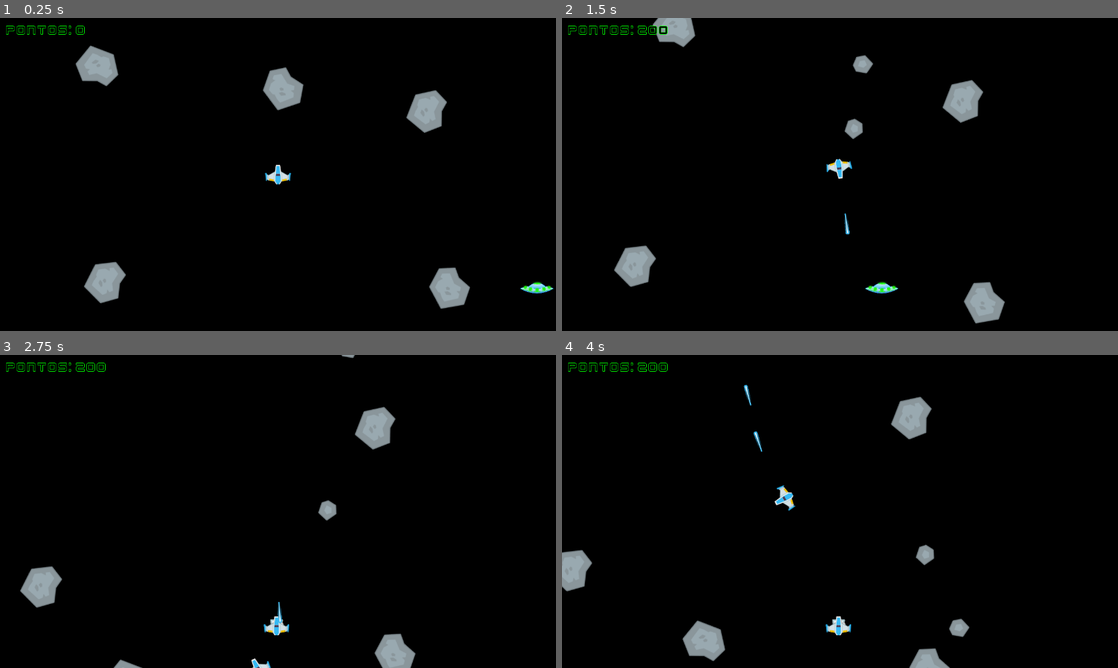
Above: before the commit, frames 1-4 (two rows, left to right).
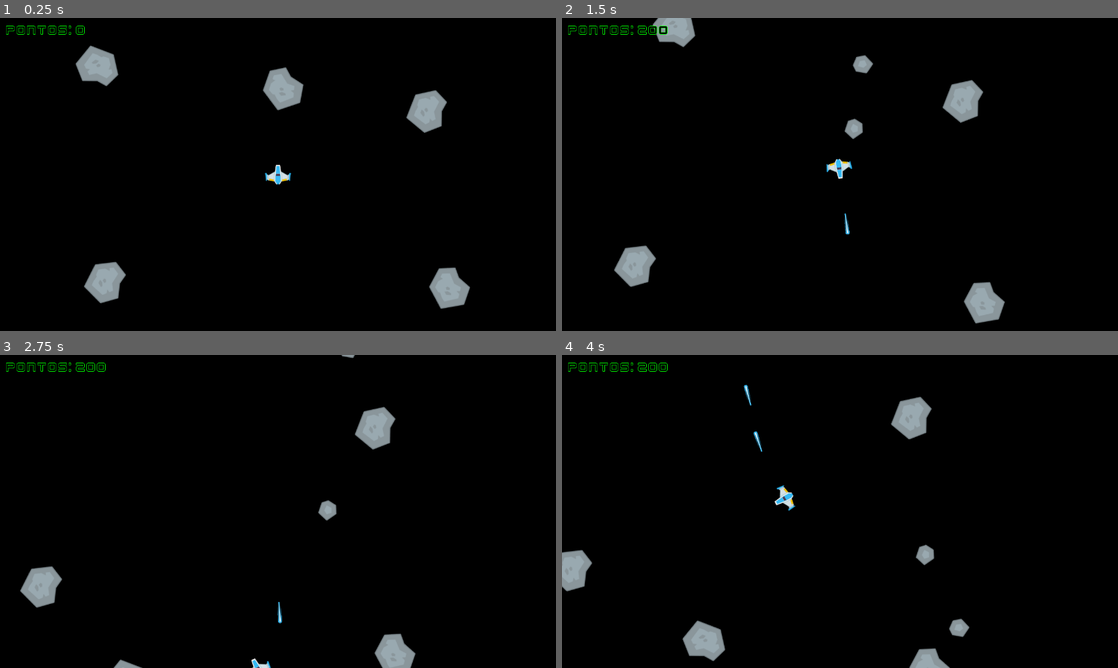
Above: after the commit, the same moments.

Repository: VinnyPC/Godot-uninove
Game: Godot game, scene res://cenas/Game.tscn
Two runs of this game, one before a commit and one after it. Both use one fixed random seed, a clock stepped at 60 frames per second and the inputs below.
Inputs:
- Up to frame 1 (0.25 s): no input
- Up to frame 2 (1.5 s): hold D (girar_direita) 0.53-1.28 s; hold Space (atirar) 0.53-1.28 s; hold S (mover_tras) from 1.28 s (still down); tap Space (atirar) at 1.35 s
- Up to frame 3 (2.75 s): release S (mover_tras) at 2.03 s; hold D (girar_direita) from 2.03 s (still down); hold Space (atirar) from 2.03 s (still down)
- Up to frame 4 (4 s): release D (girar_direita) at 2.78 s; release Space (atirar) at 2.78 s; hold W (mover_frente) 2.78-3.53 s; tap Space (atirar) at 2.85 s; hold A (girar_esquerda) from 3.53 s (still down); hold Space (atirar) from 3.53 s (still down)

The runs differ from the first frame. In frame 1, 0.1% of the frame differs, in the area x 93-100%, y 84-88%; in frame 2, 0.1%; in frame 3, 0.2%; in frame 4, 0.2%, in the area x 47-52%, y 83-90%.

Commit message:
testes em powerups

Diff:
--- a/cenas/PowerUp.tscn
+++ b/cenas/PowerUp.tscn
@@ -1,39 +1,6 @@
-[gd_scene load_steps=8 format=2]
+[gd_scene load_steps=2 format=2]
 
 [ext_resource path="res://scripts/PowerUp.gd" type="Script" id=1]
-[ext_resource path="res://assets/PNG/Power-ups/shield_silver.png" type="Texture" id=2]
-[ext_resource path="res://assets/PNG/playerShip1_blue.png" type="Texture" id=3]
-[ext_resource path="res://assets/PNG/Power-ups/things_silver.png" type="Texture" id=4]
 
-[sub_resource type="RectangleShape2D" id=1]
-extents = Vector2( 16.5, 16 )
-
-[sub_resource type="CircleShape2D" id=2]
-radius = 18.0278
-
-[sub_resource type="CircleShape2D" id=3]
-radius = 54.0378
-
-[node name="PowerUp" type="Node2D"]
+[node name="PowerUps" type="Node2D"]
 script = ExtResource( 1 )
-
-[node name="invencibilidade" type="Sprite" parent="."]
-texture = ExtResource( 2 )
-
-[node name="CollisionShape2D" type="CollisionShape2D" parent="invencibilidade"]
-position = Vector2( -0.5, -2 )
-shape = SubResource( 1 )
-
-[node name="metralhadora" type="Sprite" parent="."]
-texture = ExtResource( 4 )
-
-[node name="CollisionShape2D" type="CollisionShape2D" parent="metralhadora"]
-shape = SubResource( 2 )
-
-[node name="vida" type="Sprite" parent="."]
-position = Vector2( 0, -9.53674e-07 )
-scale = Vector2( 0.593333, 0.593333 )
-texture = ExtResource( 3 )
-
-[node name="CollisionShape2D" type="CollisionShape2D" parent="vida"]
-shape = SubResource( 3 )
--- /dev/null
+++ b/cenas/PowerUpInvincibilidade.tscn
@@ -0,0 +1,21 @@
+[gd_scene load_steps=4 format=2]
+
+[ext_resource path="res://assets/PNG/Power-ups/shield_silver.png" type="Texture" id=1]
+[ext_resource path="res://scripts/PowerUpInvencibilidade.gd" type="Script" id=2]
+
+[sub_resource type="RectangleShape2D" id=1]
+extents = Vector2( 16.5, 16 )
+
+[node name="PowerUpInvencibilidade" type="Node2D"]
+
+[node name="PowerUpInvencibilidade" type="Area2D" parent="."]
+collision_layer = 32
+collision_mask = 3
+script = ExtResource( 2 )
+
+[node name="invencibilidade" type="Sprite" parent="PowerUpInvencibilidade"]
+texture = ExtResource( 1 )
+
+[node name="CollisionShape2D" type="CollisionShape2D" parent="PowerUpInvencibilidade"]
+position = Vector2( -0.5, -2 )
+shape = SubResource( 1 )
--- /dev/null
+++ b/cenas/PowerUpMetralhadora.tscn
@@ -0,0 +1,20 @@
+[gd_scene load_steps=4 format=2]
+
+[ext_resource path="res://assets/PNG/Power-ups/things_silver.png" type="Texture" id=1]
+[ext_resource path="res://scripts/PowerUpMetralhadora.gd" type="Script" id=2]
+
+[sub_resource type="CircleShape2D" id=1]
+radius = 18.0278
+
+[node name="PowerUpMetralhadora" type="Node2D"]
+
+[node name="PowerUpMetralhadora" type="Area2D" parent="."]
+collision_layer = 65
+collision_mask = 3
+script = ExtResource( 2 )
+
+[node name="metralhadora" type="Sprite" parent="PowerUpMetralhadora"]
+texture = ExtResource( 1 )
+
+[node name="CollisionShape2D" type="CollisionShape2D" parent="PowerUpMetralhadora"]
+shape = SubResource( 1 )
--- /dev/null
+++ b/cenas/PowerUpVida.tscn
@@ -0,0 +1,24 @@
+[gd_scene load_steps=4 format=2]
+
+[ext_resource path="res://assets/PNG/playerShip1_blue.png" type="Texture" id=1]
+[ext_resource path="res://scripts/PowerUpVida.gd" type="Script" id=2]
+
+[sub_resource type="CircleShape2D" id=1]
+radius = 54.0378
+
+[node name="PowerUpVida" type="Node2D"]
+
+[node name="PowerUpVida" type="Area2D" parent="."]
+collision_layer = 129
+collision_mask = 3
+script = ExtResource( 2 )
+
+[node name="vida" type="Sprite" parent="PowerUpVida"]
+position = Vector2( 0, -9.53674e-07 )
+scale = Vector2( 0.593333, 0.593333 )
+texture = ExtResource( 1 )
+
+[node name="CollisionShape2D" type="CollisionShape2D" parent="PowerUpVida"]
+position = Vector2( 0, -9.53674e-07 )
+scale = Vector2( 0.593333, 0.593333 )
+shape = SubResource( 1 )
--- a/project.godot
+++ b/project.godot
@@ -80,6 +80,9 @@
 2d_physics/layer_3="asteroid"
 2d_physics/layer_4="projectile"
 2d_physics/layer_5="ufo"
+2d_physics/layer_6="powerUpInvincibilidade"
+2d_physics/layer_7="powerUpMetralhadora"
+2d_physics/layer_8="powerUpVida"
 
 [physics]
 
--- a/scripts/Game.gd
+++ b/scripts/Game.gd
@@ -6,15 +6,15 @@
 onready var score_label = $UI/hud/Label
 onready var hud = $UI/hud
 onready var game_over_screen = $UI/GameOverScreen
-onready var ufo = $UFO
+#onready var ufo = $UFO
 
 var asteroid_scene = preload("res://cenas/Asteroid.tscn")
-var ufo_scene = preload("res://cenas/UFO.tscn")
+#var ufo_scene = preload("res://cenas/UFO.tscn")
 var score := 0
 
 export var lives = 1
 func _ready():
-	_spawn_ufo()
+#	_spawn_ufo()
 	game_over_screen.visible = false
 	score = 0
 	lives = 1
@@ -26,12 +26,12 @@
 func _on_player_laser_shot(laser):
 	lasers.add_child(laser)
 
-func _spawn_ufo():
-	var ufo_instance = ufo_scene.instance()
-	add_child(ufo_instance)
-	# Posiciona o UFO fora da tela inicialmente
-	ufo_instance.position = Vector2(get_viewport().size.x + 50, rand_range(0, get_viewport().size.y))
-	ufo_instance.show()
+#func _spawn_ufo():
+#	var ufo_instance = ufo_scene.instance()
+#	add_child(ufo_instance)
+#	# Posiciona o UFO fora da tela inicialmente
+#	ufo_instance.position = Vector2(get_viewport().size.x + 50, rand_range(0, get_viewport().size.y))
+#	ufo_instance.show()
 
 func _on_asteroid_exploded(pos, size):
 	for i in range(2):
--- a/scripts/Player.gd
+++ b/scripts/Player.gd
@@ -2,51 +2,51 @@
 
 signal laser_shot(laser)
 signal died
-# Declaração de variaveis
+# Declaração de variáveis
 export var acceleration := 10.0
 export var max_speed := 350.0
 export var rotation_speed := 230.00
 var velocity = Vector2()
 
-onready var game = $Game
 onready var muzzle = $Muzzle
 onready var sprite = $Sprite
 
 var laser_scene = preload("res://cenas/Laser.tscn")
 var alive := true
 
-var is_invincible = false
-var machine_gun_enabled = false
-var invincibility_timer = Timer.new()
-var machine_gun_timer = Timer.new()
+#var is_invincible = false
+#var machine_gun_enabled = false
+#var invincibility_timer = Timer.new()
+#var machine_gun_timer = Timer.new()
 
-func _ready():
-	add_child(invincibility_timer)
-	add_child(machine_gun_timer)
-	invincibility_timer.connect("timeout", self, "_end_invincibility")
-	machine_gun_timer.connect("timeout", self, "_disable_machine_gun")
+#onready var game = get_tree().get_root().get_node("Game")
+
+#func _ready():
+##	add_child(invincibility_timer)
+##	add_child(machine_gun_timer)
+##	invincibility_timer.connect("timeout", self, "_end_invincibility")
+##	machine_gun_timer.connect("timeout", self, "_disable_machine_gun")
 
 func _process(delta):
 	if Input.is_action_just_pressed("atirar"):
 		shoot_laser()
-	elif machine_gun_enabled and Input.is_action_pressed("atirar"):
-		shoot_laser()
+#	elif machine_gun_enabled and Input.is_action_pressed("atirar"):
+#		shoot_laser()
 
 func _physics_process(delta):
 	# entrada do jogador para mover para frente ou para trás
 	var input_vector := Vector2(0, Input.get_axis("mover_frente", "mover_tras"))
 
-
-	# Adiciona a aceleração a velocidade com base na entrada do jogador dando a impressao de aceleração
+	# Adiciona a aceleração a velocidade com base na entrada do jogador dando a impressão de aceleração
 	velocity += input_vector.rotated(rotation) * acceleration
 	# Limita a velocidade máxima
 	velocity = velocity.limit_length(max_speed)
 
 	if Input.is_action_pressed("girar_direita"):
-		rotate(deg2rad(rotation_speed*delta))
+		rotate(deg2rad(rotation_speed * delta))
 
 	if Input.is_action_pressed("girar_esquerda"):
-		rotate(deg2rad(-rotation_speed*delta))
+		rotate(deg2rad(-rotation_speed * delta))
 
 	# Se o jogador não estiver pressionando nenhum botão a nave desacelera
 	if input_vector.y == 0:
@@ -74,34 +74,33 @@
 	emit_signal("laser_shot", l)
 
 func die():
-	if alive==true:
+	if alive == true:
 		alive = false
 		emit_signal("died")
 		sprite.visible = false
 		set_process(false)
 
 func respawn(pos):
-	if alive==false:
+	if alive == false:
 		alive = true
 		global_position = pos
 		velocity = Vector2.ZERO
 		sprite.visible = true
 		set_process(true)
 
+#func start_invincibility():
+#	is_invincible = true
+#	invincibility_timer.start(5)  # Invencibilidade dura 5 segundos
+#
+#func _end_invincibility():
+#	is_invincible = false
 
-func start_invincibility():
-	is_invincible = true
-	invincibility_timer.start(5)  # Invencibilidade dura 5 segundos
-
-func _end_invincibility():
-	is_invincible = false
-
-func enable_machine_gun():
-	machine_gun_enabled = true
-	machine_gun_timer.start(10)  # Metralhadora dura 10 segundos
-
-func _disable_machine_gun():
-	machine_gun_enabled = false
-
-func gain_extra_life():
-	game.player_lives += 1
+#func enable_machine_gun():
+#	machine_gun_enabled = true
+#	machine_gun_timer.start(10)  # Metralhadora dura 10 segundos
+#
+#func _disable_machine_gun():
+#	machine_gun_enabled = false
+#
+#func gain_extra_life():
+#	game.lives += 1
--- a/scripts/PowerUp.gd
+++ b/scripts/PowerUp.gd
@@ -1,13 +1,13 @@
 extends Node2D
 
-enum PowerUpTypes {INVENCIBILIDADE,METRALHADORA,VIDA}
-export var PowerUpType := PowerUpTypes.INVENCIBILIDADE
+enum PowerUpTypes {INVENCIBILIDADE, METRALHADORA, VIDA}
+export var PowerUpType := PowerUpTypes.METRALHADORA
+
 func _ready():
 	connect("body_entered", self, "_on_body_entered")
 
-
 func _on_body_entered(body):
-	if (body.name=="Player"):
+	if body.name == "Player":
 		apply_power_up(body)
 		queue_free()
 
--- /dev/null
+++ b/scripts/PowerUpInvencibilidade.gd
@@ -0,0 +1,13 @@
+extends Area2D
+
+func _ready():
+	connect("body_entered", self, "_on_body_entered")
+
+func _on_body_entered(body):
+	if body.name == "Player":
+		apply_power_up(body)
+		queue_free()
+
+func apply_power_up(player):
+	player.start_invincibility()
+	queue_free()
--- /dev/null
+++ b/scripts/PowerUpMetralhadora.gd
@@ -0,0 +1,13 @@
+extends Area2D
+
+func _ready():
+	connect("body_entered", self, "_on_body_entered")
+
+func _on_body_entered(body):
+	if body.name == "Player":
+		apply_power_up(body)
+		queue_free()
+
+func apply_power_up(player):
+	player.enable_machine_gun()
+	queue_free()
--- /dev/null
+++ b/scripts/PowerUpVida.gd
@@ -0,0 +1,13 @@
+extends Area2D
+
+func _ready():
+	connect("body_entered", self, "_on_body_entered")
+
+func _on_body_entered(body):
+	if body.name == "Player":
+		apply_power_up(body)
+		queue_free()
+
+func apply_power_up(player):
+	player.gain_extra_life()
+	queue_free()
--- a/scripts/UFO.gd
+++ b/scripts/UFO.gd
@@ -1,24 +1,28 @@
 class_name UFO extends Area2D
 
-#velocidade do UFO
-enum PowerUpTypes {INVENCIBILIDADE,METRALHADORA,VIDA}
+# velocidade do UFO
+enum PowerUpTypes {INVENCIBILIDADE, METRALHADORA, VIDA}
 export var PowerUpType := PowerUpTypes.METRALHADORA
 export var speed: float = 400.0
-#timer max e min para o ufo
+# timer max e min para o ufo
 export var min_interval: float = 20.0
 export var max_interval: float = 30.0
-onready var Laser = get_node_or_null("res://cenas/Laser.tscn")
-onready var PowerUp = $PowerUp
-onready var power_up_scene = preload("res://cenas/PowerUp.tscn")
+
+# Carregue as cenas específicas para cada tipo de power-up
+var power_up_scenes = {
+	PowerUpTypes.INVENCIBILIDADE: preload("res://cenas/PowerUpInvincibilidade.tscn"),
+	PowerUpTypes.METRALHADORA: preload("res://cenas/PowerUpMetralhadora.tscn"),
+	PowerUpTypes.VIDA: preload("res://cenas/PowerUpVida.tscn")
+}
 
 # Tamanho da tela
 var screen_size: Vector2
 
-# Timer pra controlar o tempo q o ufo aparece
+# Timer pra controlar o tempo que o ufo aparece
 var ufo_timer: Timer
 
 func _ready():
-	#encontra o tamanho da tela
+	# encontra o tamanho da tela
 	screen_size = get_viewport_rect().size
 
 	# timer pra controlar o spawn do ufo
@@ -26,21 +30,21 @@
 	add_child(ufo_timer)
 	ufo_timer.connect("timeout", self, "_on_UFO_timer_timeout")
 
-	#sinal de colisao do UFO
+	# sinal de colisão do UFO
 	connect("body_entered", self, "_on_body_entered")
 
 	_reset_timer()
 
-#quando o timer termina
+# quando o timer termina
 func _on_UFO_timer_timeout():
 	_spawn_ufo()
 	_reset_timer()
 
-#redefinir o timer com um intervalo aleatório
+# redefinir o timer com um intervalo aleatório
 func _reset_timer():
 	ufo_timer.start(rand_range(min_interval, max_interval))
 
-#spawnar o UFO fora da tela
+# spawnar o UFO fora da tela
 func _spawn_ufo():
 	position = Vector2(screen_size.x + 50, rand_range(0, screen_size.y))
 	show()
@@ -54,7 +58,7 @@
 		position.x = screen_size.x + 50
 
 func _on_UFO_body_entered(body):
-	if (body.name=="Laser"):
+	if body.name == "Laser":
 		die()
 
 func die():
@@ -63,17 +67,19 @@
 
 func drop_power_ups():
 	var power_up_types = [PowerUpTypes.INVENCIBILIDADE, PowerUpTypes.METRALHADORA, PowerUpTypes.VIDA]
-	for power_up_type in power_up_types:
-		var power_up = power_up_scene.instance()
-		power_up.position = position
-		power_up.PowerUpType = power_up_type
-		get_tree().root.add_child(power_up)
+	var random_index = randi() % power_up_types.size()
+	var power_up_type = power_up_types[random_index]
+
+	var power_up_scene = power_up_scenes[power_up_type]
+	var power_up = power_up_scene.instance()
+	power_up.position = position
+	get_tree().root.add_child(power_up)
 
 func apply_power_up(player):
 	match PowerUpType:
-		PowerUpTypes.INVINCIBILITY:
+		PowerUpTypes.INVENCIBILIDADE:
 			player.start_invincibility()
-		PowerUpTypes.MACHINE_GUN:
+		PowerUpTypes.METRALHADORA:
 			player.enable_machine_gun()
-		PowerUpTypes.EXTRA_LIFE:
+		PowerUpTypes.VIDA:
 			player.gain_extra_life()
